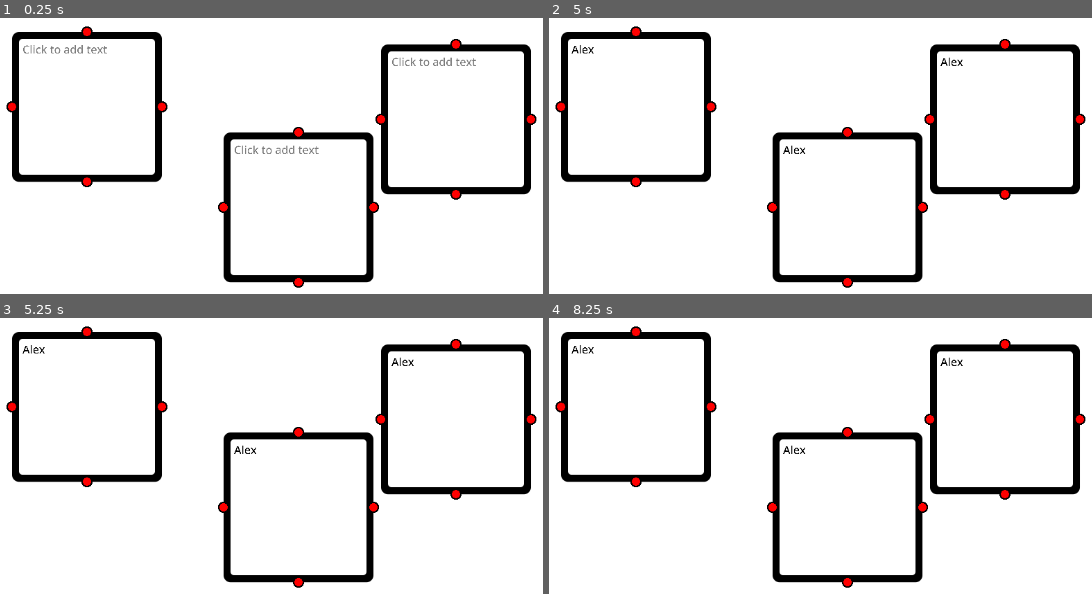
Above: before the commit, frames 1-4 (two rows, left to right).
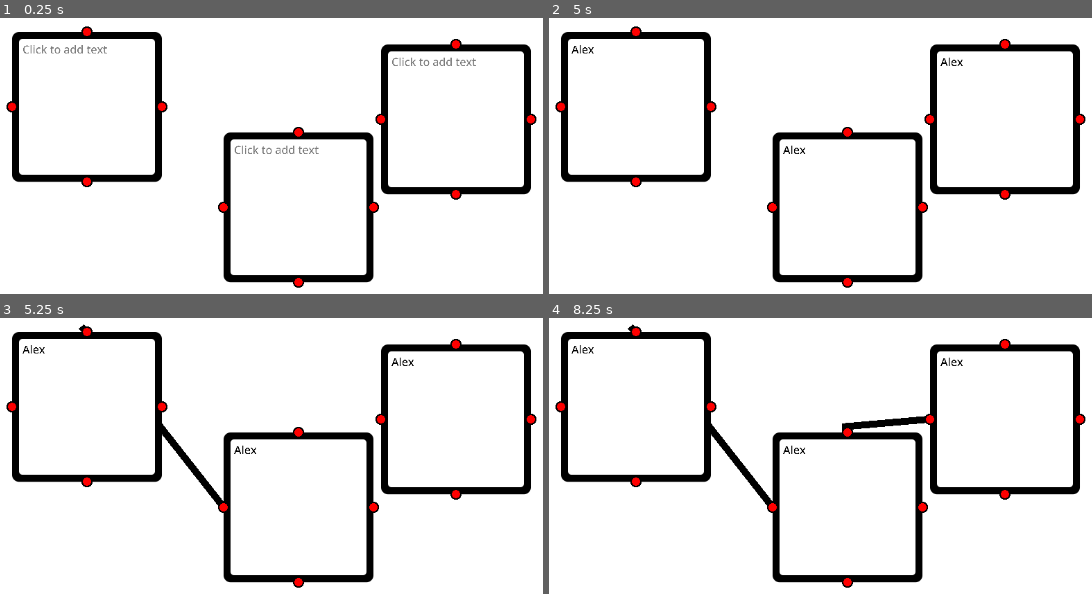
Above: after the commit, the same moments.

Repository: Shuflduf/Flow-Chart
Game: Godot game, scene res://scenes/main.tscn
The game is run twice, just before and just after one commit, with the same random seed, the same clock (stepped at 60 frames per second) and the same inputs. The engine's default icon, where the game draws it, is replaced by a stand-in: a white triangle on a blue panel in a dark square.
Inputs (mouse positions are in pixels of both pictures, inside the frame that each line leads up to):
- Up to frame 1 (0.25 s): no input
- Up to frame 2 (5 s): click (635, 106) at 0.52 s; type "Alex" at 0.6 s; click (847, 208) at 0.75 s; type "Alex" at 0.83 s; click (1005, 120) at 0.98 s; type "Alex" at 1.07 s; move the mouse to (outside the picture) at 1.27 s; press the mouse at (outside the picture) at 1.28 s; tap Enter at 2, 3.5 s; move the mouse to (559, 106) at 2.02 s; release the mouse at (559, 106) at 2.03 s; click (559, 106) at 2.1 s; tap Space at 2.75, 4.25 s; move the mouse to (635, 180) at 2.77 s; press the mouse at (635, 180) at 2.78 s; move the mouse to (711, 106) at 3.52 s; release the mouse at (711, 106) at 3.53 s; click (711, 106) at 3.6 s; move the mouse to (635, 31) at 4.27 s; press the mouse at (635, 31) at 4.28 s
- Up to frame 3 (5.25 s): tap Enter at 5 s; move the mouse to (222, 508) at 5.02 s; release the mouse at (222, 508) at 5.03 s; click (222, 508) at 5.1 s
- Up to frame 4 (8.25 s): tap Space at 5.75 s; move the mouse to (847, 582) at 5.77 s; press the mouse at (847, 582) at 5.78 s; move the mouse to (923, 508) at 6.52 s; release the mouse at (923, 508) at 6.53 s; click (923, 508) at 6.6 s; move the mouse to (847, 433) at 7.27 s; press the mouse at (847, 433) at 7.28 s; move the mouse to (929, 420) at 8.02 s; release the mouse at (929, 420) at 8.03 s; click (929, 420) at 8.1 s

Frames 1-2 are identical in both runs. In frame 3, 0.5% of the frame differs, in the area x 14-42%, y 2-68%; in frame 4, 0.9%, in the area x 14-70%, y 2-68%.
Error before the commit: Invalid access to property or key 'start_pos' on a base object of type 'Nil'. (res://scripts/handle.gd:60)
Error after the commit: Invalid access to property or key 'connected' on a base object of type 'Line2D (Pointer)'. (res://scripts/handle.gd:32)

Commit message:
reverting to previous commit bc im stupid

Diff:
--- a/scripts/handle.gd
+++ b/scripts/handle.gd
@@ -23,20 +23,24 @@
 			new_pointer.points = new_pointer.create(Vector2.ZERO, get_local_mouse_position())
 			new_pointer.default_color = Color.BLACK
 			new_pointer.z_index = -4000
-			new_pointer.set_start_pos(self)
+			pointer_starts.push_back(new_pointer)
 
 			add_child(new_pointer)
 			#call_deferred("add_child", new_pointer)
 			Global.active_pointer = get_children()[-1]
+			var pointer_connected := false
+			Global.active_pointer.connected.connect(func() -> void:
+				pointer_connected = true
+				print("fkjghjkfngf"))
 			#Global.active_pointer.set_start_pos(self)
 			while holding_down():
 				await get_tree().process_frame
 				Global.active_pointer.move_point(1, get_local_mouse_position())
 			await get_tree().process_frame
 			#Global.active_pointer.start_pos = self
-			if Global.active_pointer != null:
-				if Global.active_pointer.end_pos == null:
-					nevermind_pointer_invalid_sowwy()
+			#if Global.active_pointer != null:
+				#if Global.active_pointer.end_pos == null:
+					#nevermind_pointer_invalid_sowwy()
 
 func holding_down() -> bool:
 	return Input.is_action_pressed("mouse_left")
@@ -52,14 +56,15 @@
 	if mouse_in_area:
 		if Input.is_action_just_released("mouse_left"):
 			set_second_point()
-		print(pointer_ends)
+		print(pointer_starts)
 
 func set_second_point() -> void:
 	var handles_on_same_node := get_parent().get_children()
 	#print(handles_on_same_node)
-	if Global.active_pointer.start_pos not in handles_on_same_node:
-		Global.active_pointer.end_pos = self
+	if true:
+		#Global.active_pointer.end_pos = self
 		pointer_ends.push_back(Global.active_pointer)
+		Global.active_pointer
 		Global.active_pointer = null
 	else:
 		nevermind_pointer_invalid_sowwy()
--- a/scripts/pointer.gd
+++ b/scripts/pointer.gd
@@ -1,20 +1,27 @@
 class_name Pointer
 extends Line2D
 
+
 const CENTER = Vector2(8, 8)
 
-#var start_pos: Handle:
-	#set(value):
-		#move_point_to_handle(value, true)
-#var end_pos: Handle:
-	#set(value):
-		#move_point_to_handle(value)
+var start_pos: Handle:
+	set(value):
+		move_point_to_handle(value, true)
+	get:
+		return start_pos
+var end_pos: Handle:
+	set(value):
+		move_point_to_handle(value)
+	get:
+		return end_pos
+
 
 func create(one: Vector2, two: Vector2) -> PackedVector2Array:
 	return PackedVector2Array([one, two])
 
 func move_point(index: int, pos: Vector2) -> void:
 	points[index] = pos
+
 
 func move_point_to_handle(handle: Handle, first_point := false) -> void:
 	if first_point:
